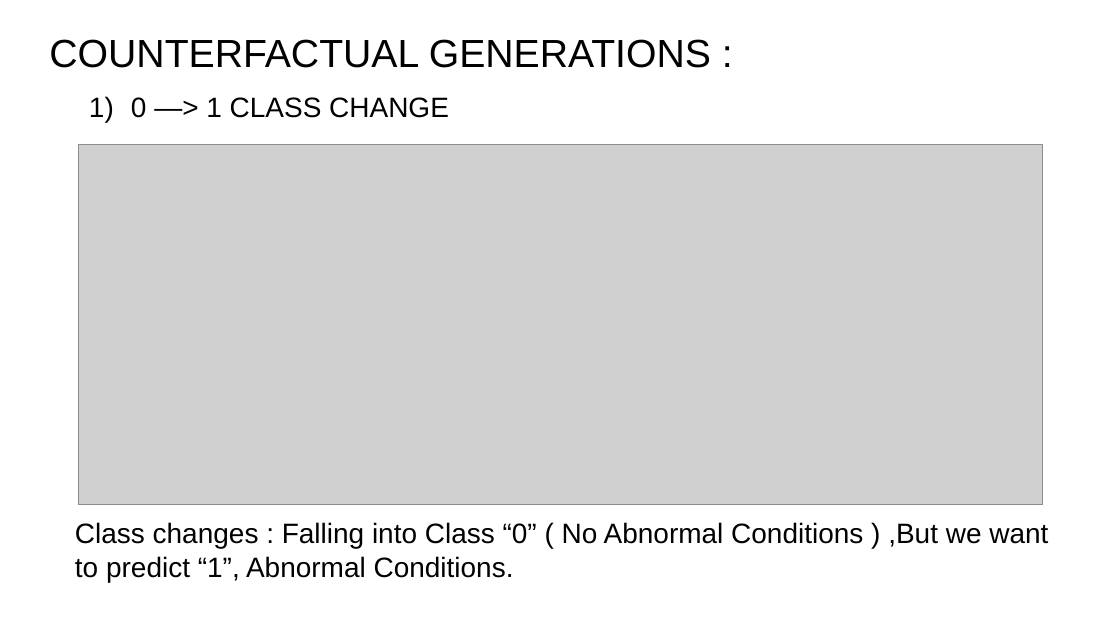
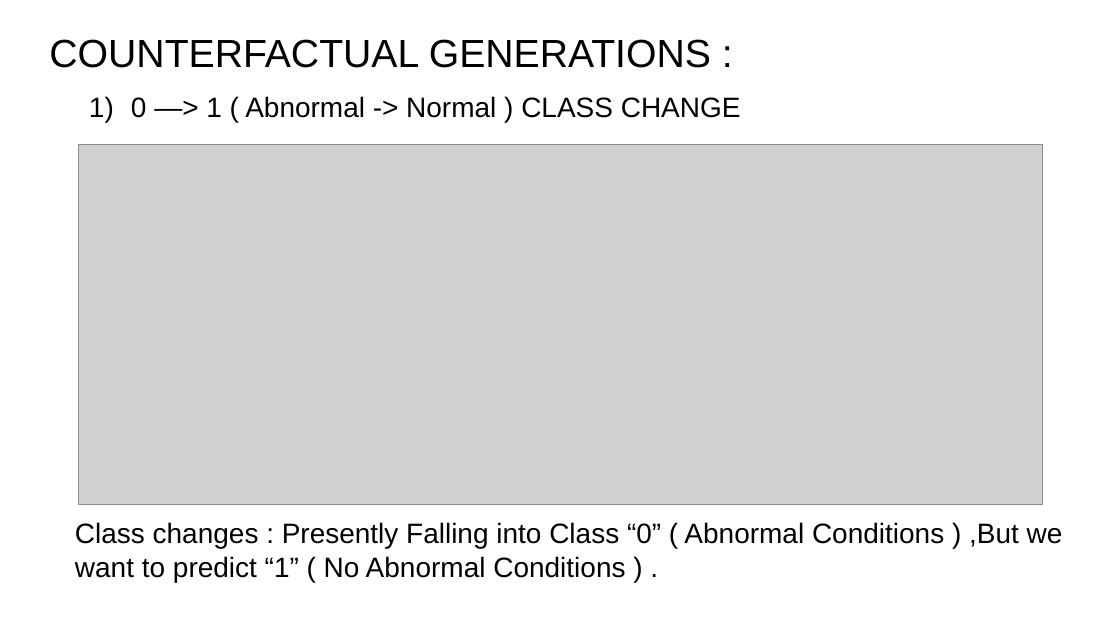
Before and after one commit to Udgata-ML/CDC-Data-CounterFactual, a slide deck: slide 10 of results/CDC Dataset CFs Partial RESULTS.pptx (slide 12 before the commit). Drawn at 1120x630 pixels with LibreOffice and Linux fonts; fonts in the diff are those of the drawing; grey boxes stand for pictures. Boxes give left, top, right and bottom in pixels: in the first picture for what was removed or moved away, otherwise in the second. Text is boxed around its words. In the diff, an @@ line names an element or a change of style, - is before the commit and + after.

```diff
--- a/results/CDC Dataset CFs Partial RESULTS.pptx
+++ b/results/CDC Dataset CFs Partial RESULTS.pptx
@@ text at (131,96,741,118): text changed @@
-1) 0 —> 1 CLASS CHANGE
+1) 0 —> 1 ( Abnormal -> Normal ) CLASS CHANGE
@@ text at (75,522,1063,582): text changed @@
-Class changes : Falling into Class “0” ( No Abnormal Conditions ) ,But we want to predict “1”, Abnormal Conditions.
+Class changes : Presently Falling into Class “0” ( Abnormal Conditions ) ,But we want to predict “1” ( No Abnormal Conditions ) .
```
Also in this commit, not shown: 9 other slides changed, 1 other file.
